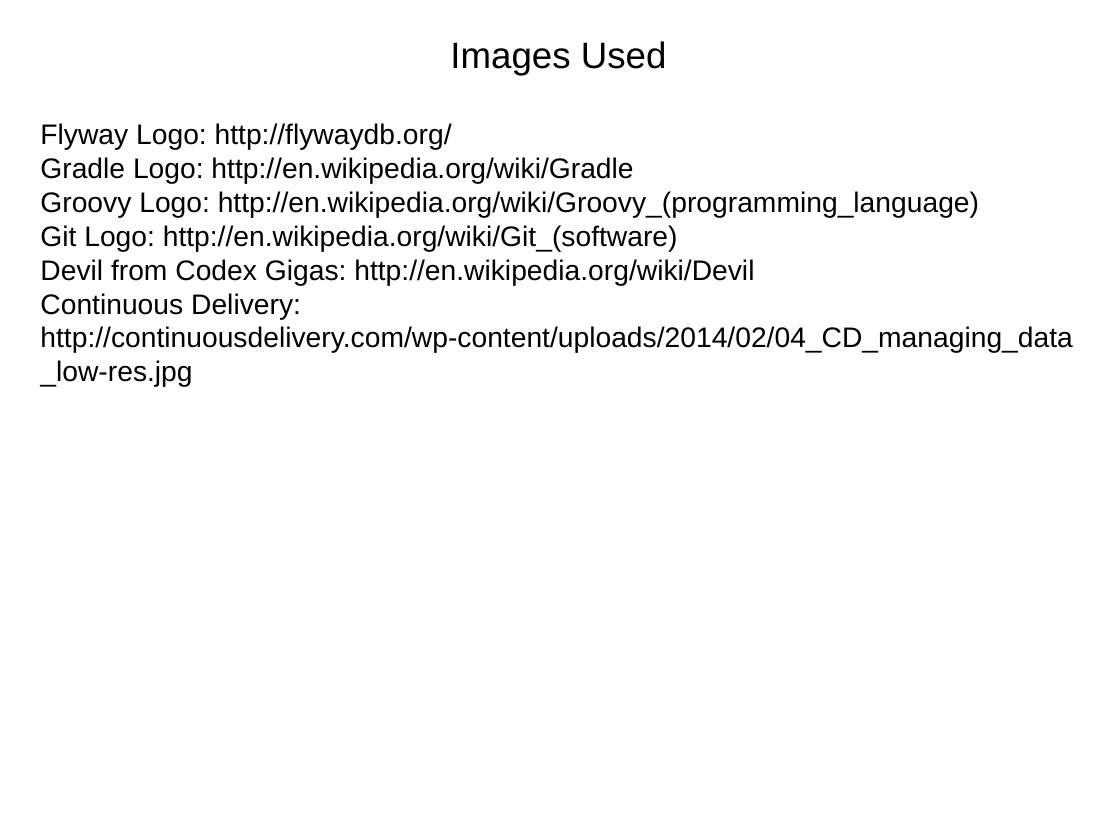
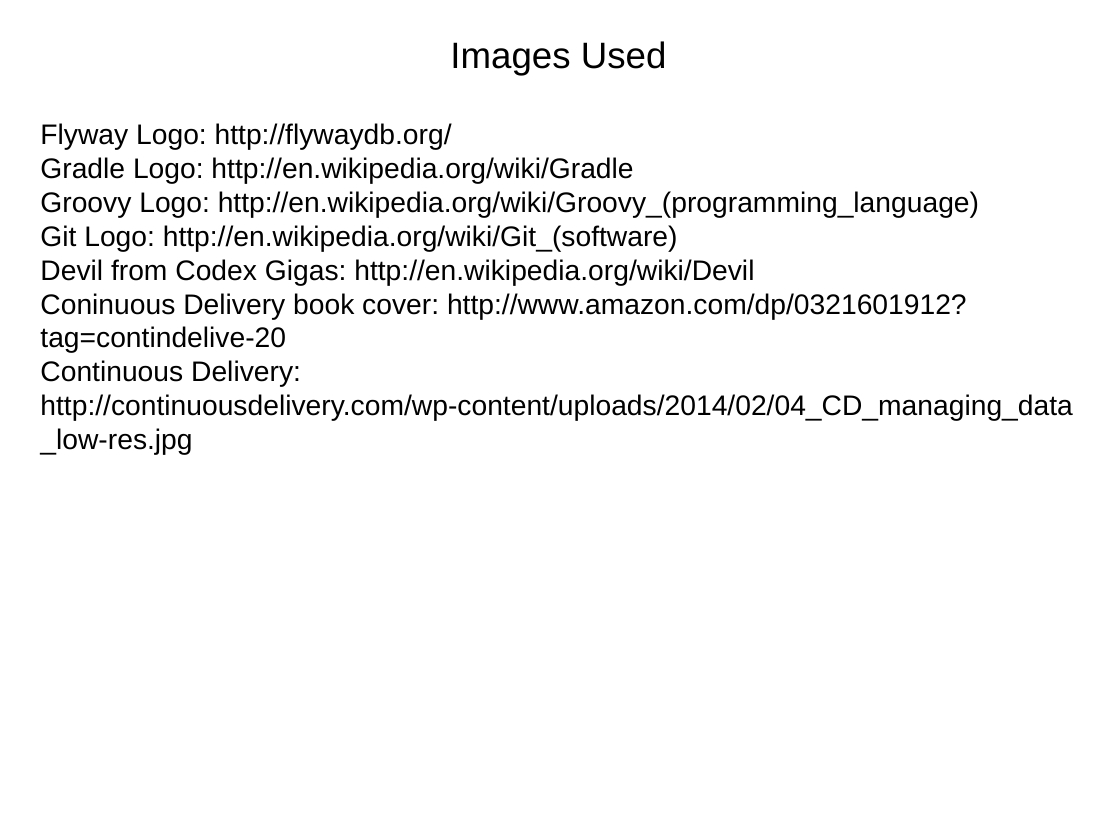
Before and after one commit to dwclark/flyway-dsl-demo, a slide deck: slide 23 of flyway-presentation.odp (slide 21 before the commit). Drawn at 1120x840 pixels with LibreOffice and Linux fonts; fonts in the diff are those of the drawing. Boxes give left, top, right and bottom in pixels: in the first picture for what was removed or moved away, otherwise in the second. Text is boxed around its words. In the diff, an @@ line names an element or a change of style, - is before the commit and + after.

```diff
--- a/flyway-presentation.odp
+++ b/flyway-presentation.odp
@@ text at box(40, 293, 967, 353): paragraph added @@
+Coninuous Delivery book cover: http://www.amazon.com/dp/0321601912?tag=contindelive-20
```
Also in this commit, not shown: 1 other slide changed, 2 slides added, 1 other file.
